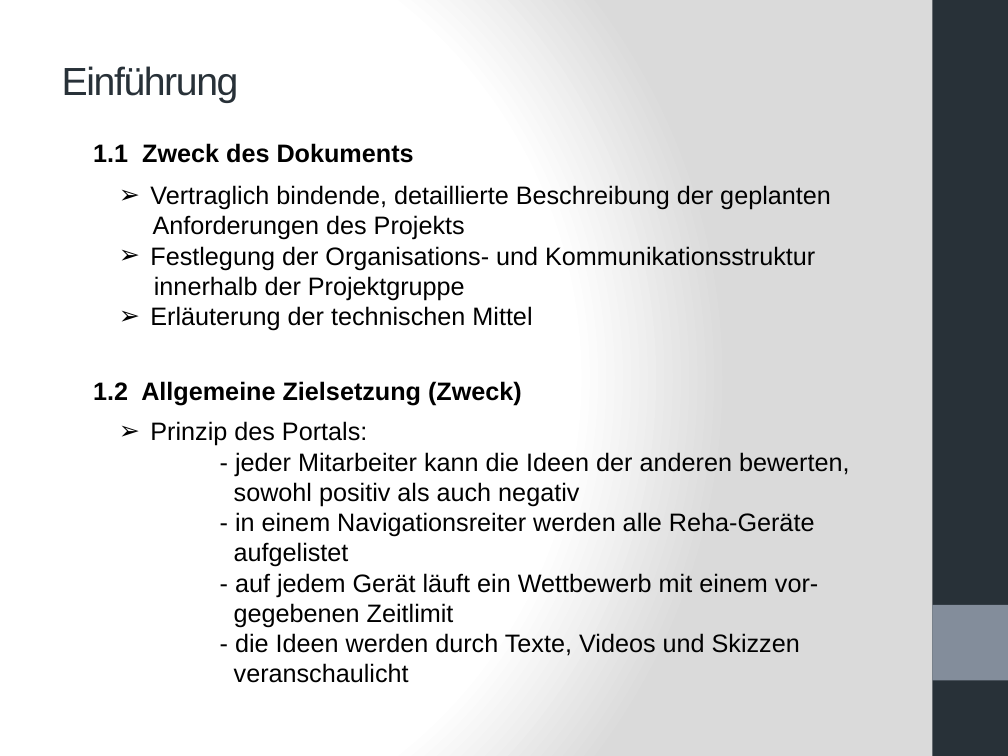
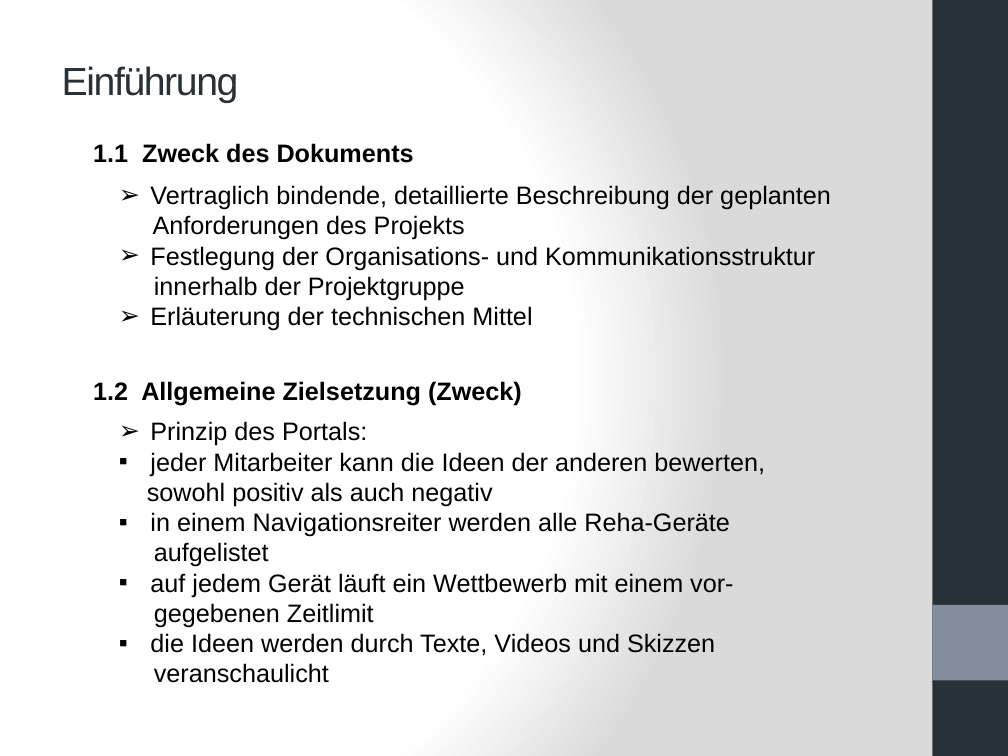
Before and after one commit to mjamaleddine/crowd-innovation, a slide deck: slide 5 of Meilenstein_3/Meilenstein3 - Pr.pptx. Drawn at 1008x756 pixels with LibreOffice and Linux fonts; fonts in the diff are those of the drawing. Boxes give left, top, right and bottom in pixels: in the first picture for what was removed or moved away, otherwise in the second. Text is boxed around its words. In the diff, an @@ line names an element or a change of style, - is before the commit and + after.

```diff
--- a/Meilenstein_3/Meilenstein3 - Pr.pptx
+++ b/Meilenstein_3/Meilenstein3 - Pr.pptx
@@ text at (150, 452, 765, 476): text changed @@
-- jeder Mitarbeiter kann die Ideen der anderen bewerten,
+▪ jeder Mitarbeiter kann die Ideen der anderen bewerten,
@@ text at (150, 512, 730, 537): text changed @@
-- in einem Navigationsreiter werden alle Reha-Geräte
+▪ in einem Navigationsreiter werden alle Reha-Geräte
@@ text at (150, 573, 733, 597): text changed @@
-- auf jedem Gerät läuft ein Wettbewerb mit einem vor-
+▪ auf jedem Gerät läuft ein Wettbewerb mit einem vor-
@@ text at (150, 633, 715, 656): text changed @@
-- die Ideen werden durch Texte, Videos und Skizzen
+▪ die Ideen werden durch Texte, Videos und Skizzen
```
Also in this commit, not shown: 18 other slides changed, 10 slides added, 9 slides removed.
